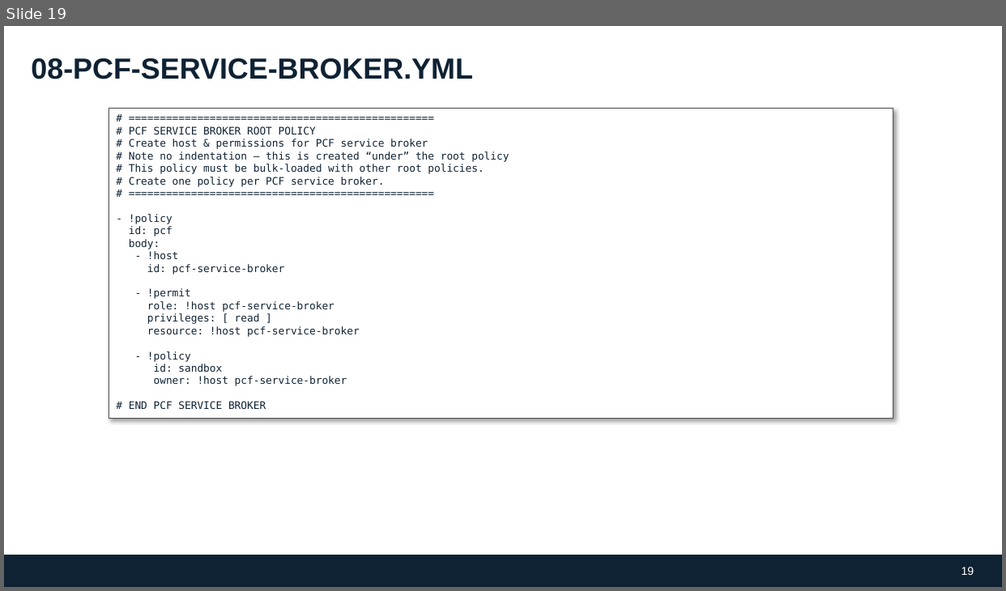
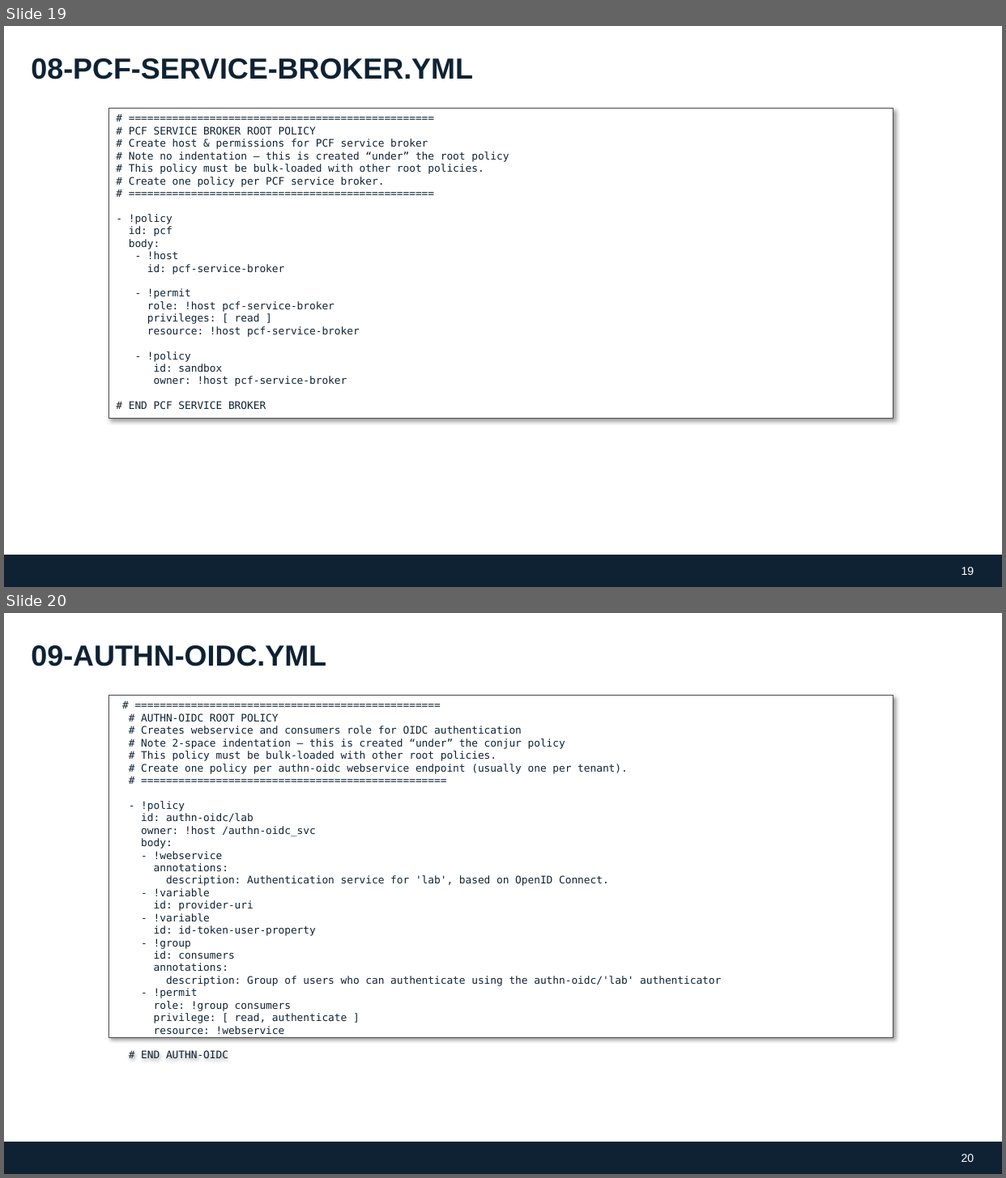
Before and after one commit to conjurdemos/conjur-policy-workshop, a slide deck: ppt/DAP-Policy-Model-200615JH.pptx. Shown one above the other, each under a label of ours: slide 19 before the commit, slides 19 and 20 after it. The pictures are 1006x591 and 1006x1178 pixels, drawn with LibreOffice and Linux fonts; fonts in the diff are those of the drawing; background and template pictures are left out. Boxes give left, top, right and bottom in pixels: in the first picture for what was removed or moved away, otherwise in the second. Text is boxed around its words. In the diff, an @@ line names an element or a change of style, - is before the commit and + after.

Commit message:
update slides for seed-service, authn-oidc & name changes

```diff
--- a/ppt/DAP-Policy-Model-200615JH.pptx
+++ b/ppt/DAP-Policy-Model-200615JH.pptx
@@ slide 20 added at (4,613,1002,1174), background #FFFFFF; not listed: 2 template elements that a slide beside it also shows @@
@@ title added at (31,645,326,666), 28 pt, text #0F2233, bold @@
+09-AUTHN-OIDC.YML
@@ rectangle added at (108,696,893,1037), fill #FFFFFF, outline #4C4D4C 0.75 pt, 10 pt, text #0F2233 @@
+# =================================================
+# AUTHN-OIDC ROOT POLICY
+# Creates webservice and consumers role for OIDC authentication
+# Note 2-space indentation – this is created “under” the conjur policy
+# This policy must be bulk-loaded with other root policies.
+# Create one policy per authn-oidc webservice endpoint (usually one per tenant).
+# =================================================
+- !policy
+id: authn-oidc/lab
+owner: !host /authn-oidc_svc
+body:
+- !webservice
+annotations:
+description: Authentication service for 'lab', based on OpenID Connect.
+- !variable
+id: provider-uri
+- !variable
+id: id-token-user-property
+- !group
+id: consumers
+annotations:
+description: Group of users who can authenticate using the authn-oidc/'lab' authenticator
+- !permit
+role: !group consumers
+privilege: [ read, authenticate ]
+resource: !webservice
+# END AUTHN-OIDC
@@ page number added at (961,1154,974,1162), 11 pt, text #FFFFFF @@
+20
```
Also in this commit, not shown: 4 slides changed.
